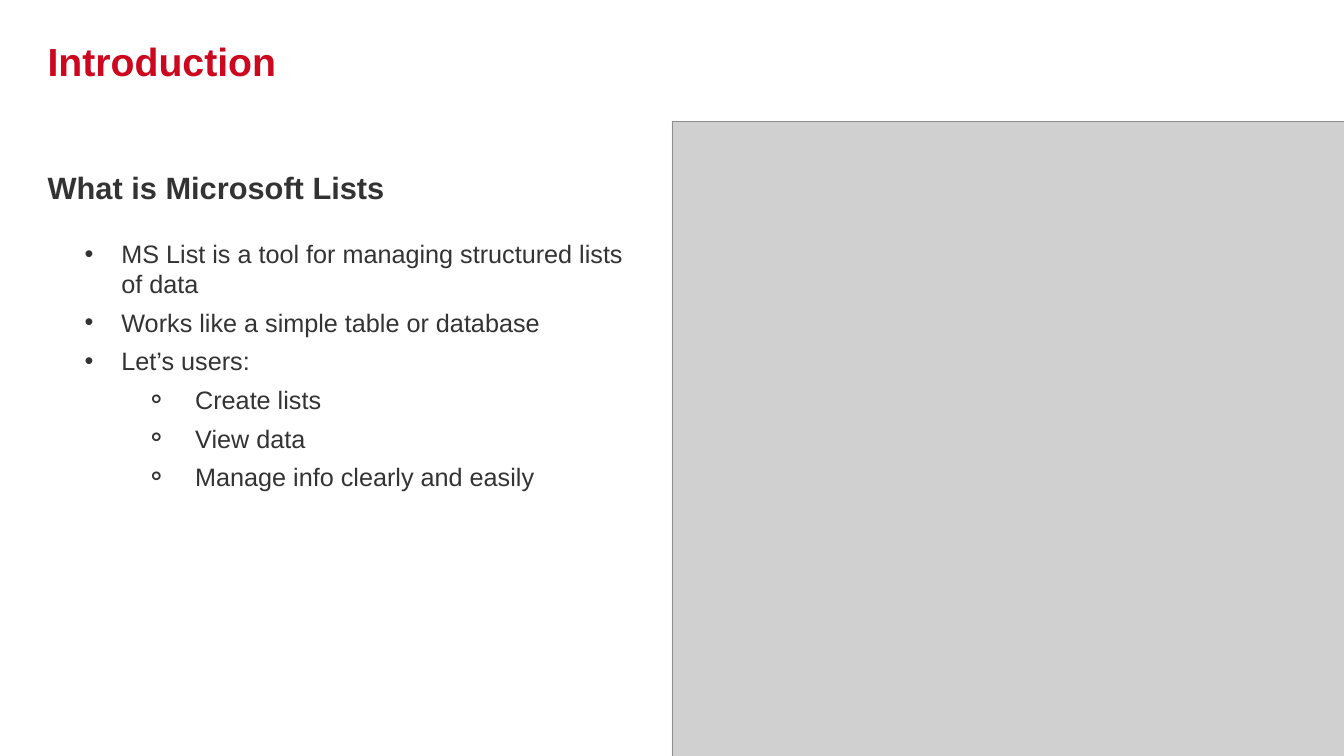
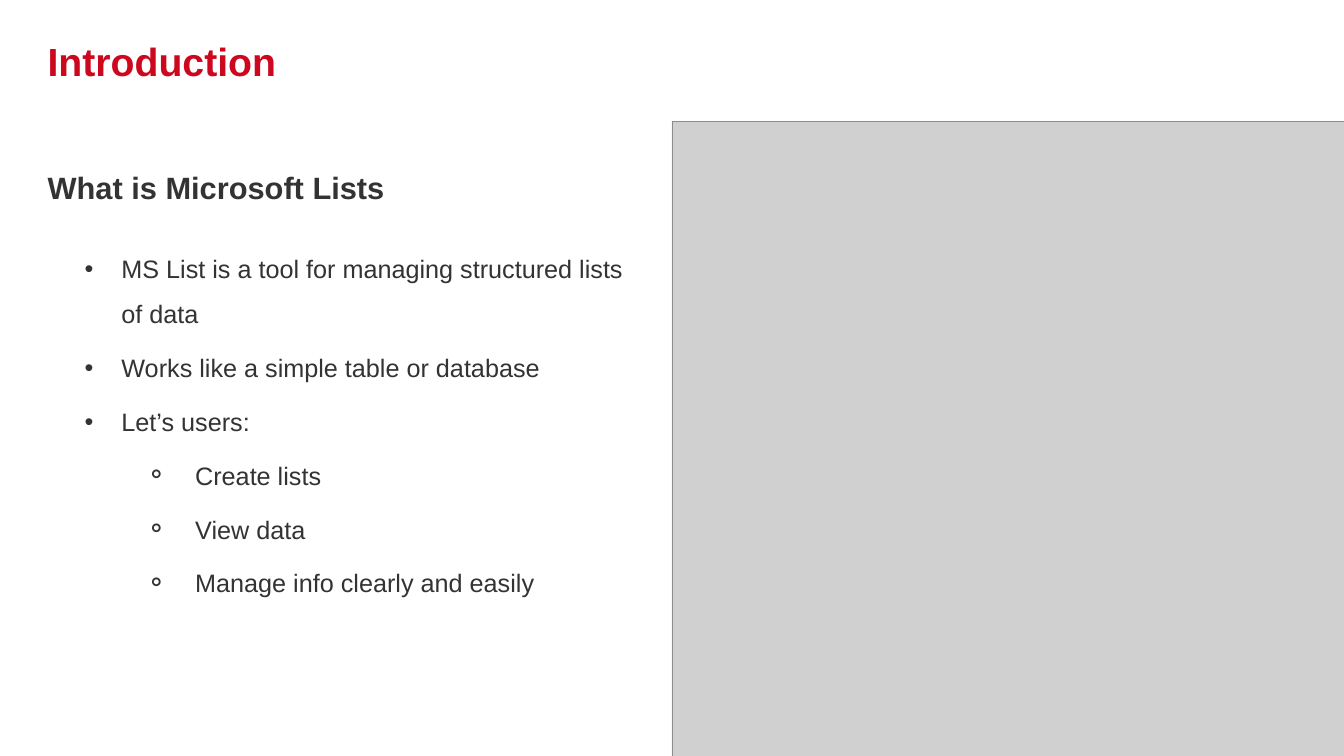
Before and after one commit to DungIT910/ypp4-documents, a slide deck: slide 6 of MicrosoftLists-Presentation.pptx. Drawn at 1344x756 pixels with LibreOffice and Linux fonts; fonts in the diff are those of the drawing; grey boxes stand for pictures; background and template pictures are left out. Boxes give left, top, right and bottom in pixels: in the first picture for what was removed or moved away, otherwise in the second. Text is boxed around its words. In the diff, an @@ line names an element or a change of style, - is before the commit and + after.

```diff
--- a/MicrosoftLists-Presentation.pptx
+++ b/MicrosoftLists-Presentation.pptx
@@ text "MS List is a tool ..." at bbox=[121, 259, 622, 598]: line spacing 1 to 1.5 @@
```
Also in this commit, not shown: 2 other slides changed, 1 slide added, 1 slide removed.
